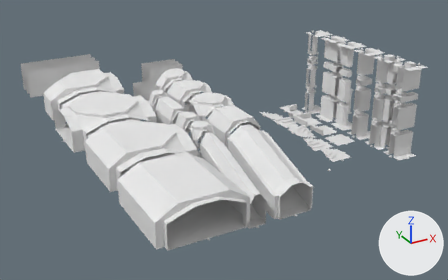
The Blender file assets/components.blend, before and after one commit.
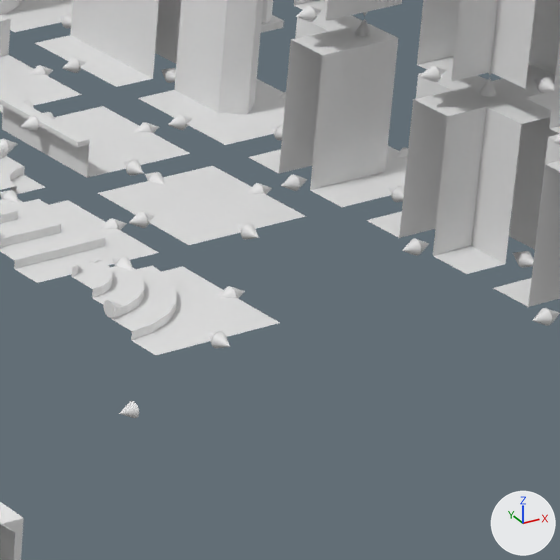
Each version is shown whole from a 50 mm camera at (-34.8, -92.0, 46.1) aimed at (18.6, 5.1, -2.5), then close up on the part from 69% to 88% of the width and 39% to 69% of the height. The lights are fixed; the arrows at lower right show +X, +Y and +Z.

The first close-up shows '>step_up.003', 'Floor_2x2', 'Floor_Sunkenwall_L_01', 'Floor_Wall_4x4x4', 'Floor_Wall_End_4x4x4', 'Floor_Wall_L_4x4x4', 'Floor_Wall_L_Curved_4x4x4', 'Floor_Wall_T_4x4x4', 'Floor_Wall_X_4x4x4', 'Floor_sunkenwall_01', 'Mid_Wall_X_4x4x4', 'Steps_L_Outer_01', 'Steps_L_Outer_Curved01'.
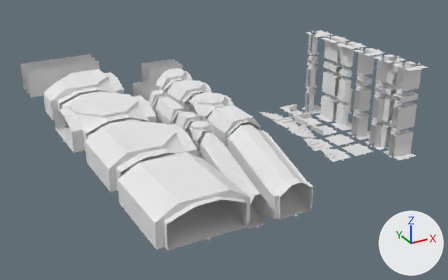
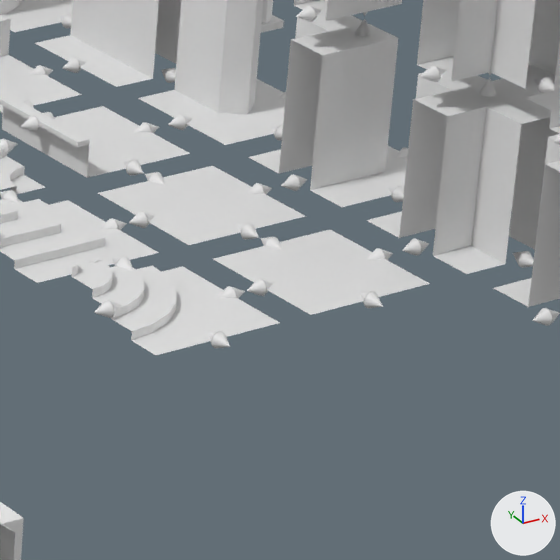
Commit message: Fixing the components files to include ceilings

Boxes [x1, y1, x2, y2] around the edits, measured in the close-ups (560 x 560 px):
```json
{"object": "Ceiling_Floor_2x2", "change": "added", "after": [214, 230, 430, 315]}
{"object": ">step_up.003", "change": "moved", "before": [119, 401, 139, 418], "after": [94, 300, 114, 318]}
{"object": ">Ceiling_Flat.014", "change": "added", "after": [364, 292, 383, 308]}
{"object": ">Ceiling_Flat.015", "change": "added", "after": [247, 279, 266, 296]}
{"object": "<Ceiling_Flat.016", "change": "added", "after": [265, 237, 282, 250]}
{"object": "<Ceiling_Flat.017", "change": "added", "after": [367, 248, 385, 259]}
{"object": ">Ceiling_Flat.017", "change": "added", "after": [378, 248, 393, 260]}
{"object": "<Ceiling_Flat.015", "change": "added", "after": [262, 279, 274, 294]}
{"object": "<Ceiling_Flat.014", "change": "added", "after": [360, 292, 371, 306]}
{"object": ">Ceiling_Flat.016", "change": "added", "after": [261, 237, 271, 246]}
```

Edits to the scene script, one JSON object a line:
```json
{"op": "add", "block": "me_cone_251", "code": ["me_cone_251 = me_cone_247.copy(); me_cone_251.name = 'Cone.251'  # the mesh of ob_wall_x_top"]}
{"op": "add", "block": "me_cone_250", "code": ["me_cone_250 = me_cone_247.copy(); me_cone_250.name = 'Cone.250'  # the mesh of ob_wall_x_top"]}
{"op": "add", "block": "me_cone_059", "code": ["me_cone_059 = me_cone_247.copy(); me_cone_059.name = 'Cone.059'  # the mesh of ob_wall_x_top"]}
{"op": "add", "block": "me_cone_057", "code": ["me_cone_057 = me_cone_247.copy(); me_cone_057.name = 'Cone.057'  # the mesh of ob_wall_x_top"]}
{"op": "set", "path": "ob_step_up_003_1.location", "old": "(-6.75, -6.0, -2.0)", "new": "(-7.0, -5.0, 0.5)"}
{"op": "add", "block": "ob_ceiling_flat_016_1", "code": ["ob_ceiling_flat_016_1 = bpy.data.objects.new('>Ceiling_Flat.016', me_cone_251)", "ob_ceiling_flat_016_1.parent = ob_ceiling_floor_2x2", "ob_ceiling_flat_016_1.location = (0.0, 2.0, 0.0)"]}
{"op": "add", "block": "ob_ceiling_floor_2x2", "code": ["ob_ceiling_floor_2x2 = bpy.data.objects.new('Ceiling_Floor_2x2', me_plane_037.copy())  # the mesh of ob_floor_2x2", "ob_ceiling_floor_2x2.location = (34.75, -15.0, 0.0)"]}
{"op": "add", "block": "ob_ceiling_flat_015_1", "code": ["ob_ceiling_flat_015_1 = bpy.data.objects.new('>Ceiling_Flat.015', me_cone_250)", "ob_ceiling_flat_015_1.parent = ob_ceiling_floor_2x2", "ob_ceiling_flat_015_1.location = (-2.0, 0.0, 0.0)", "ob_ceiling_flat_015_1.rotation_euler = (0.0, 0.0, 1.571)  # degrees (0, 0, 90)"]}
{"op": "add", "block": "ob_ceiling_flat_014_1", "code": ["ob_ceiling_flat_014_1 = bpy.data.objects.new('>Ceiling_Flat.014', me_cone_059)", "ob_ceiling_flat_014_1.parent = ob_ceiling_floor_2x2", "ob_ceiling_flat_014_1.location = (0.0, -2.0, 0.0)", "ob_ceiling_flat_014_1.rotation_euler = (0.0, 0.0, 3.142)  # degrees (0, 0, 180)"]}
{"op": "add", "block": "ob_ceiling_flat_017_1", "code": ["ob_ceiling_flat_017_1 = bpy.data.objects.new('>Ceiling_Flat.017', me_cone_057)", "ob_ceiling_flat_017_1.parent = ob_ceiling_floor_2x2", "ob_ceiling_flat_017_1.location = (2.0, 0.0, 0.0)", "ob_ceiling_flat_017_1.rotation_euler = (0.0, 0.0, 4.712)  # degrees (0, 0, 270)"]}
{"op": "add", "block": "ob_ceiling_flat_016", "code": ["ob_ceiling_flat_016 = bpy.data.objects.new('<Ceiling_Flat.016', me_cone_251)", "ob_ceiling_flat_016.parent = ob_ceiling_floor_2x2", "ob_ceiling_flat_016.location = (0.0, 2.0, 0.0)", "ob_ceiling_flat_016.rotation_euler = (0.0, 0.0, 3.142)  # degrees (0, 0, 180)"]}
{"op": "add", "block": "ob_ceiling_flat_015", "code": ["ob_ceiling_flat_015 = bpy.data.objects.new('<Ceiling_Flat.015', me_cone_250)", "ob_ceiling_flat_015.parent = ob_ceiling_floor_2x2", "ob_ceiling_flat_015.location = (-2.0, 0.0, 0.0)", "ob_ceiling_flat_015.rotation_euler = (0.0, 0.0, 4.712)  # degrees (0, 0, 270)"]}
{"op": "add", "block": "ob_ceiling_flat_014", "code": ["ob_ceiling_flat_014 = bpy.data.objects.new('<Ceiling_Flat.014', me_cone_059)", "ob_ceiling_flat_014.parent = ob_ceiling_floor_2x2", "ob_ceiling_flat_014.location = (0.0, -2.0, 0.0)"]}
{"op": "add", "block": "ob_ceiling_flat_017", "code": ["ob_ceiling_flat_017 = bpy.data.objects.new('<Ceiling_Flat.017', me_cone_057)", "ob_ceiling_flat_017.parent = ob_ceiling_floor_2x2", "ob_ceiling_flat_017.location = (2.0, 0.0, 0.0)", "ob_ceiling_flat_017.rotation_euler = (0.0, 0.0, 1.571)  # degrees (0, 0, 90)"]}
```
